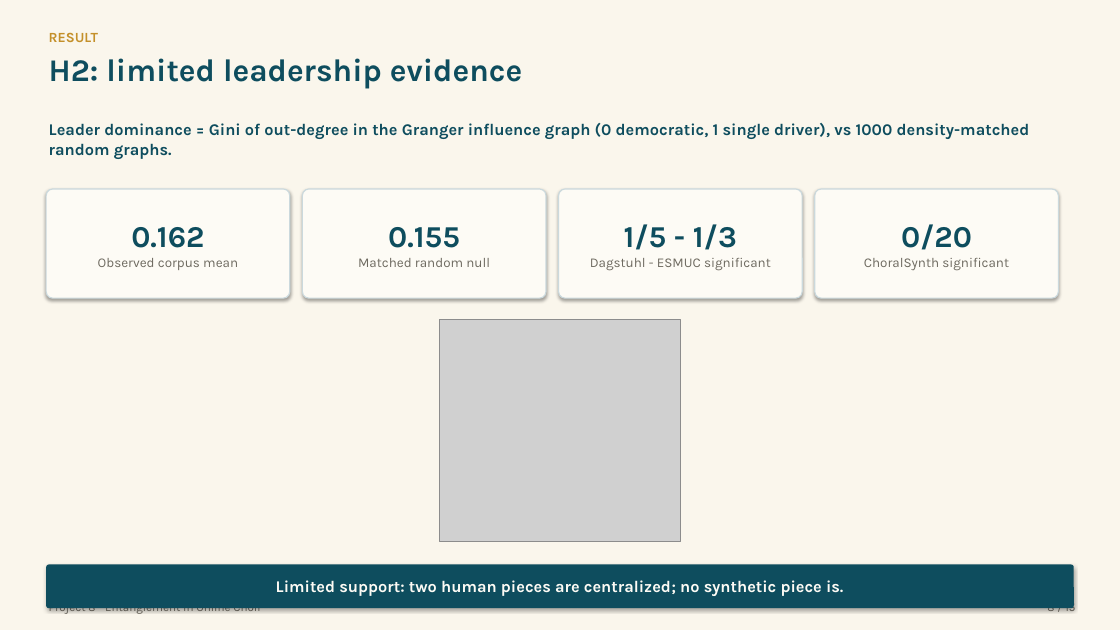
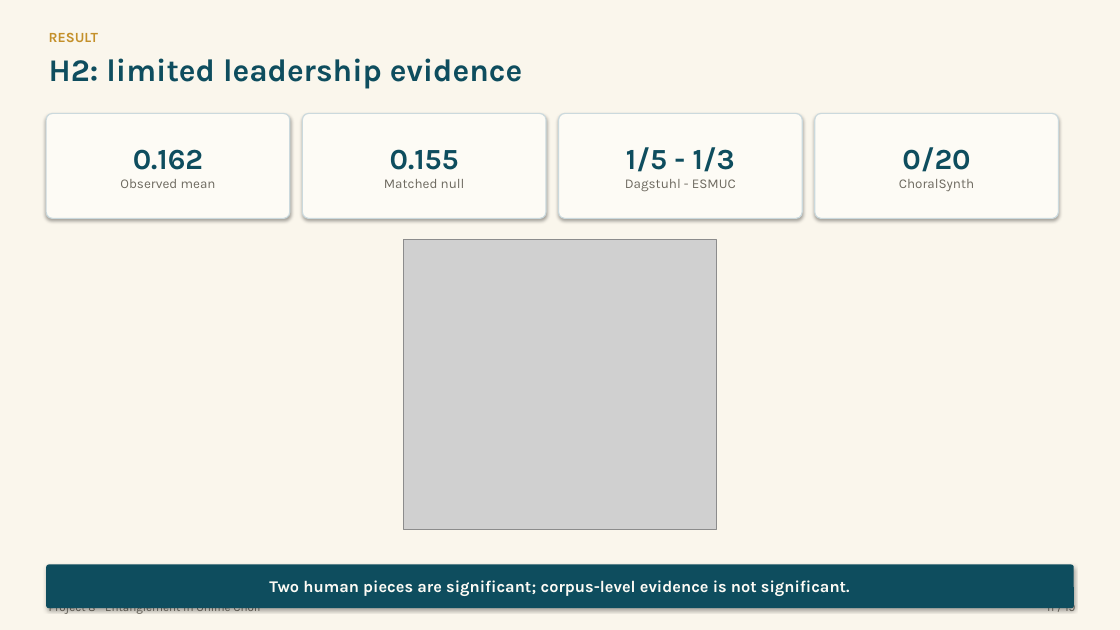
Before and after one commit to Zuraiz270/networked-choir-entanglement, a slide deck: slide 11 of output/jul23_final_presentation.pptx (slide 8 before the commit). Drawn at 1120x630 pixels with LibreOffice and Linux fonts; fonts in the diff are those of the drawing; grey boxes stand for pictures. Boxes give left, top, right and bottom in pixels: in the first picture for what was removed or moved away, otherwise in the second. Text is boxed around its words. In the diff, an @@ line names an element or a change of style, - is before the commit and + after.

```diff
--- a/output/jul23_final_presentation.pptx
+++ b/output/jul23_final_presentation.pptx
@@ rounded rectangle "0.162": place and size @@
-rounded rectangle "0.162" at (46,189,290,298)
+rounded rectangle "0.162" at (46,113,290,218)
@@ rounded rectangle "0.155": place and size @@
-rounded rectangle "0.155" at (302,189,546,298)
+rounded rectangle "0.155" at (302,113,546,218)
@@ rounded rectangle "1/5 - 1/3": place and size @@
-rounded rectangle "1/5 - 1/3" at (559,189,802,298)
+rounded rectangle "1/5 - 1/3" at (559,113,802,218)
@@ rounded rectangle "0/20": place and size @@
-rounded rectangle "0/20" at (815,189,1059,298)
+rounded rectangle "0/20" at (815,113,1059,218)
@@ text removed at (49,123,1030,159) @@
-Leader dominance = Gini of out-degree in the Granger influence graph (0 democratic, 1 single driver), vs 1000 density-matched random graphs.
@@ text in rounded rectangle at (133,149,203,170): size 26 to 25 pt in "0.162" @@
@@ text in rounded rectangle at (390,149,459,170): size 26 to 25 pt in "0.155" @@
@@ text in rounded rectangle at (626,147,735,172): size 26 to 25 pt in "1/5 - 1/3" @@
@@ text in rounded rectangle at (902,147,970,172): size 26 to 25 pt in "0/20" @@
@@ text in rounded rectangle at (120,179,216,188): text changed @@
-Observed corpus mean
+Observed mean
@@ text in rounded rectangle at (384,179,465,188): text changed @@
-Matched random null
+Matched null
@@ text in rounded rectangle at (625,179,736,192): text changed @@
-Dagstuhl - ESMUC significant
+Dagstuhl - ESMUC
@@ text in rounded rectangle at (899,179,974,191): text changed @@
-ChoralSynth significant
+ChoralSynth
@@ picture: place and size @@
-picture at (439,319,681,542)
+picture at (403,239,717,529)
@@ text in rounded rectangle at (269,580,850,596): text changed @@
-Limited support: two human pieces are centralized; no synthetic piece is.
+Two human pieces are significant; corpus-level evidence is not significant.
```
Also in this commit, not shown: 8 other slides changed, 10 slides added, 6 slides removed, 18 other files.
